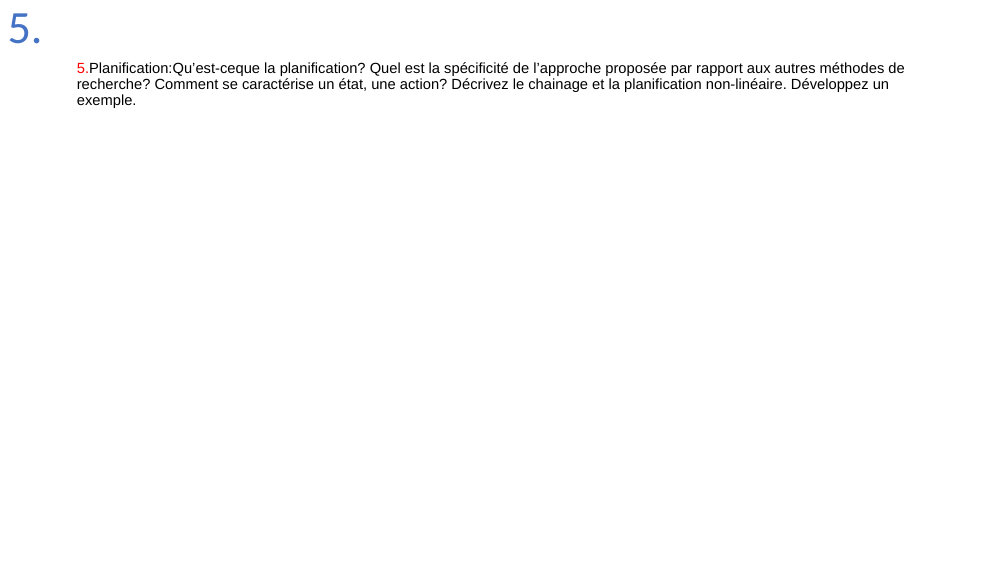
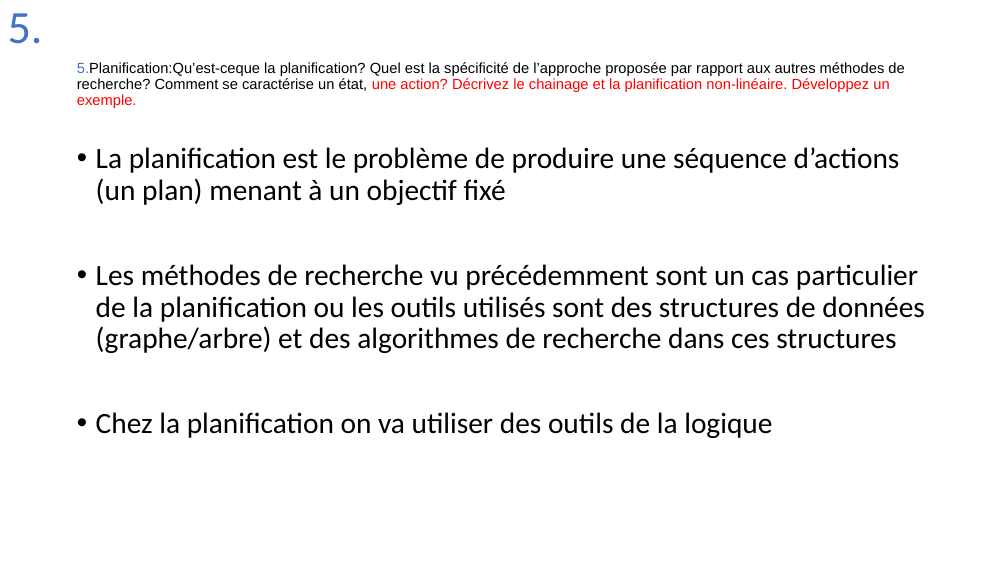
Before and after one commit to Joao-Quinta/Uni3eme, a slide deck: slide 14 of intelligenceArtificielle/Intelligence_artificielle_exam.pptx. Drawn at 1008x567 pixels with LibreOffice and Linux fonts; fonts in the diff are those of the drawing. Boxes give left, top, right and bottom in pixels: in the first picture for what was removed or moved away, otherwise in the second. Text is boxed around its words. In the diff, an @@ line names an element or a change of style, - is before the commit and + after.

```diff
--- a/intelligenceArtificielle/Intelligence_artificielle_exam.pptx
+++ b/intelligenceArtificielle/Intelligence_artificielle_exam.pptx
@@ title "5.Planification:Qu’est-ceque la planification? Quel est ..." at (77, 62, 904, 108): text colour #FF0000 to #4472C4 in "5.Planification:Qu’est-ceque"; text colour #000000 to #FF0000 in "une action? Décrivez le chainage et la ..." @@
@@ text added at (96, 147, 924, 438), 28 pt, text #000000 @@
+• La planification est le problème de produire une séquence d’actions (un plan) menant à un objectif fixé
+• Les méthodes de recherche vu précédemment sont un cas particulier de la planification ou les outils utilisés sont des structures de données (graphe/arbre) et des algorithmes de recherche dans ces structures
+• Chez la planification on va utiliser des outils de la logique
```
Also in this commit, not shown: 2 slides added.
